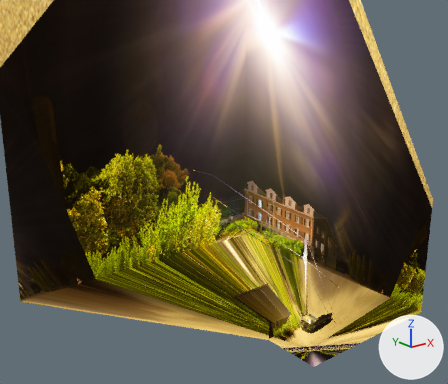
The glTF model assets/gltf/websitespace.gltf, before and after one commit.
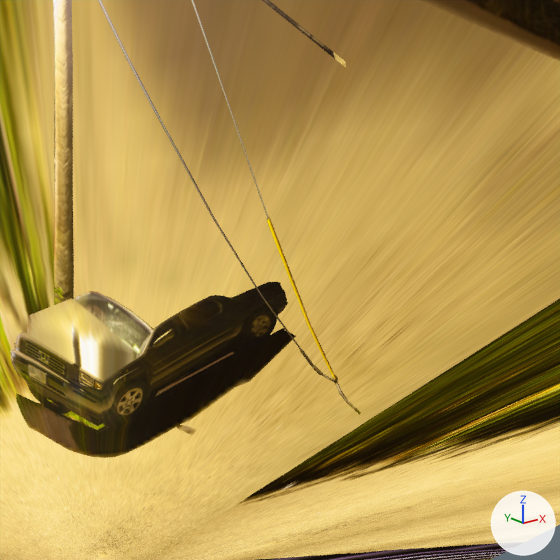
Each version appears first from a 50 mm camera at (-253.4, -232.7, 205.2) aimed at (-8.4, 73.6, 82.7), and next in a close-up on the part from 67% to 81% of the width and 73% to 90% of the height. Lighting does not change. The marker at lower right points along +X, +Y and +Z. Vertices at the same position are counted once.

Objects in the first close-up: 'Plane', 'Telephone pole', 'Truck'.
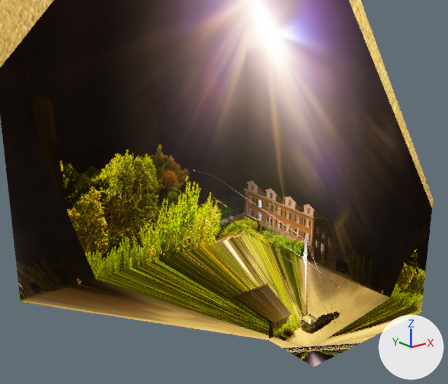
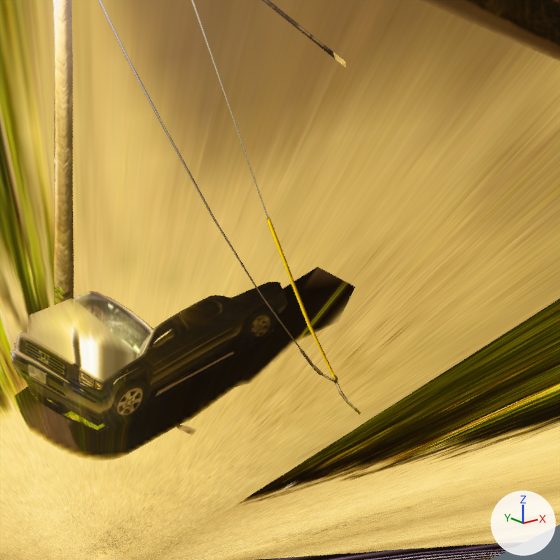
Commit message: Fixed the truck shadow

Pixel boxes (x1, y1, x2, y2) of what changed, in the close-ups (560 x 560 px; the box of a moved part takes in the faces that stretch with it):
'Truck', reshaped (21% wider, 10% taller): before (10, 282, 296, 458); after (10, 267, 355, 461)
part 1 of me_plane_003, built on: before (99, 328, 296, 436); after (99, 267, 355, 436)
part 2 of me_plane_003, moved or reshaped: before (16, 393, 193, 458); after (13, 387, 193, 461)
part 3 of me_plane_003, surface changed: before (45, 434, 102, 458); after (34, 433, 92, 460)

The change, as a diff of the scene's bpy script:
```diff
--- a/assets/gltf/websitespace.gltf.py
+++ b/assets/gltf/websitespace.gltf.py
@@ me_plane_003 @@
 # used by ob_truck; location = (11.9, 14.68, 0.0)
-me_plane_003.from_pydata(...)  # 1215 vertices, 2072 faces; spans x -2.3..23.5, y -8.3..5.6, z 0.0..7.8
+me_plane_003.from_pydata(...)  # 1235 vertices, 2104 faces; spans x -2.8..32.9, y -8.3..5.6, z 0.0..7.8
+# me_plane_003 part 1
+# 25 vertices are removed from x 18.7..23.5, y -4.4..-2.1, z 0.4..0.8
+# 58 faces are deleted
+# 3 vertices in x 8.4..13.3, y -4.5..-3.1, z 0.2..0.3 move by (-0.5, 0.0, 0.0)
+# 3 vertices in x 10.3..16.4, y -4.9..-2.9, z 0.2..0.4 move by (-0.4, 0.0, 0.0)
+# 34 vertices move from x 6.5..23.0, y -5.7..-2.2, z 0.1..0.8 to x 5.9..21.6, y -5.9..-2.2, z 0.1..0.7
+# 59 vertices are added at x 17.8..32.9, y -5.0..2.9, z 0.4..0.7
+# 114 new faces join them
+# me_plane_003 part 2
+# 10 vertices are removed from x -2.3..-0.8, y -6.3..0.7, z 0.0
+# 62 faces are deleted
+# 16 vertices in x -1.8..0.8, y -6.9..4.6, z 0.0 move by (-0.5, -0.2, 0.0)
+# 5 vertices in x -0.7..1.5, y -6.9..2.2, z 0.0 move by (-0.4, -0.1, 0.0)
+# 4 vertices in x -1.9..-1.5, y -5.9..-5.0, z 0.0 move by (-0.7, 0.3, 0.0)
+# 3 vertices in x -0.3..0.8, y -5.4..0.9, z 0.0 move by (-0.3, 0.0, 0.0)
+# 3 vertices in x 0.8..1.7, y -5.9..-4.6, z 0.0 move by (-0.2, 0.0, 0.0)
+# 3 vertices in x -1.2..0.2, y -6.8..4.1, z 0.0 move by (-0.5, -0.1, 0.0)
+# 54 vertices move from x -2.3..6.9, y -7.6..4.1, z 0.0..0.2 to x -2.8..6.9, y -7.6..4.8, z 0.0..0.2
+# 10 vertices are added at x -2.7..-1.1, y -6.5..0.6, z 0.0
+# 62 new faces join them
+# me_plane_003 part 3: 21 kept faces spanning x -2.8..-1.7, y -6.0..-0.4, z 0.0 get new texture (UV) coordinates
 me_plane_003.materials.append(mat_material)
```
